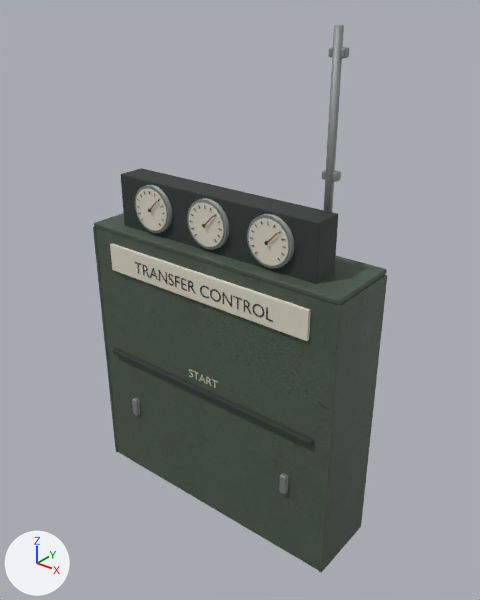
An edit to the Blender file content/models/pressure_control_casing.blend, drawn before and after from the same camera.
Camera for both pictures: a camera (50 mm lens) standing at (2.61, -3.15, 3.6) and looking at (0.09, 0.01, 1.64). Lighting does not change. The marker at lower left points along +X, +Y and +Z. The picture after the commit comes second. Mesh edges are drawn as thin lines on the coarser meshes.

Objects in the first picture: 'pressure_control_casing / transfer_dark_steel', 'pressure_control_casing / transfer_galvanized', 'pressure_control_casing / transfer_green_enamel', 'pressure_control_casing / transfer_instrument_ivory' and 1 more.
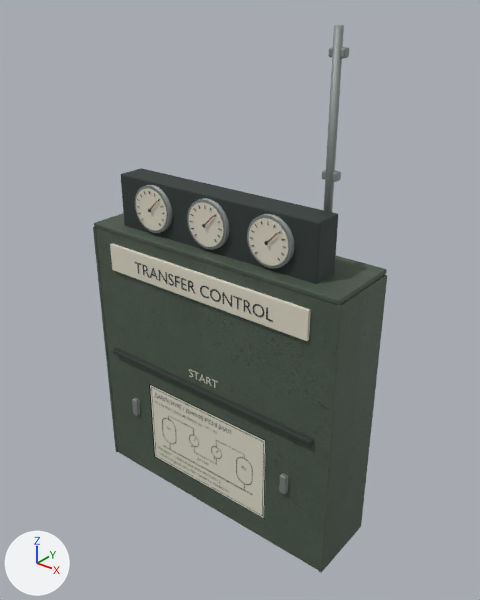
Location of each change, [x1, y1, x2, y2] in pixels of the pictures (480 x 600 px):
'Printed circuit legend', added: after [150, 385, 266, 519]

The change, as a diff of the scene's bpy script:
```diff
--- a/content/models/pressure_control_casing.blend.py
+++ b/content/models/pressure_control_casing.blend.py
@@ img_pressure_png_002 @@
+img_pressure_png_002 = load_image('pressure.png.002', '_unpacked/pressure.png', 1024, 640, 'sRGB')
@@ mat_rc___pressure___printed_circuit_legend_002 @@
+mat_rc___pressure___printed_circuit_legend_002 = principled_material('RC / pressure / printed circuit legend.002')
+mat_rc___pressure___printed_circuit_legend_002.texture = img_pressure_png_002
+mat_rc___pressure___printed_circuit_legend_002.roughness = 0.92
@@ me_printed_circuit_legend @@
+me_printed_circuit_legend.from_pydata(...)  # 4 vertices, 1 face; spans x -0.54..0.54, y -0.289, z 0.19..0.865
+me_printed_circuit_legend.materials.append(mat_rc___pressure___printed_circuit_legend_002)  # picture img_pressure_png_002
@@ ob_printed_circuit_legend @@
+ob_printed_circuit_legend = bpy.data.objects.new('Printed circuit legend', me_printed_circuit_legend)
+ob_printed_circuit_legend.location = (0.0, 0.0, 0.0)
```
